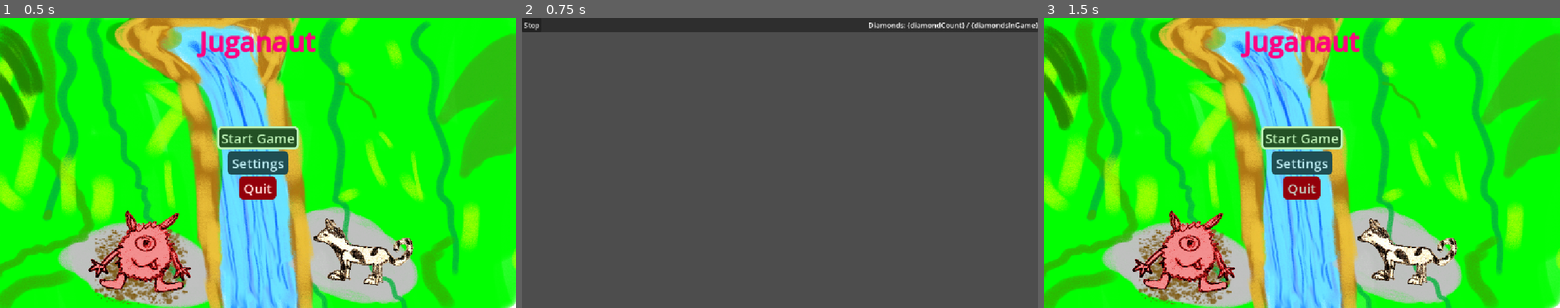
Above: before the commit, frames 1-3 (left to right).
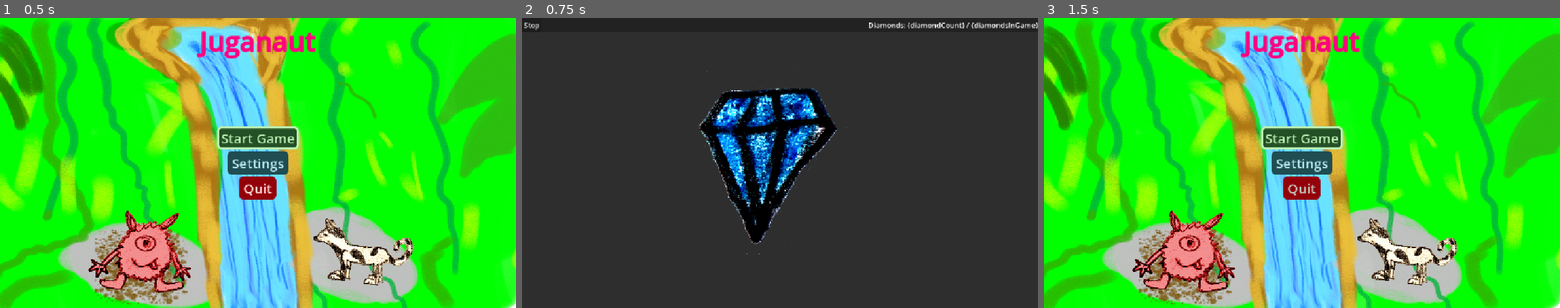
Above: after the commit, the same moments.

Repository: SirVincelot24/juganaut-godot
Game: Godot game, scene res://scenes/MainMenu.tscn
Two runs of this game, one before a commit and one after it. Both use one fixed random seed, a clock stepped at 60 frames per second and the inputs below.
Inputs:
- Up to frame 1 (0.5 s): no input
- Up to frame 2 (0.75 s): click "Start Game" at 0.5 s
- Up to frame 3 (1.5 s): click "Stop" at 1.25 s

Frame 1 is identical in both runs. In frame 2, 95% of the frame differs, in the area x 0-100%, y 4-100%; in frame 3, nothing differs.

Commit message:
game ui layering and background

Diff:
--- a/scenes/game.tscn
+++ b/scenes/game.tscn
@@ -1,32 +1,69 @@
 [gd_scene format=3 uid="uid://mlvkhbd0x5f3"]
 
+[ext_resource type="Script" uid="uid://bm6str7jj6mkt" path="res://scripts/game.gd" id="1_lbhrr"]
 [ext_resource type="AudioStream" uid="uid://c53toaarinani" path="res://audio/music/main_loop.wav" id="1_uwrxv"]
+[ext_resource type="Texture2D" uid="uid://dao3nuvwaiftp" path="res://textures/diamond.png" id="2_lnu2h"]
 [ext_resource type="Script" uid="uid://dtrqkrbtuigau" path="res://scripts/UI/buttons/stop.gd" id="2_yqjtg"]
 
 [node name="Game" type="Node2D" unique_id=252788408]
+script = ExtResource("1_lbhrr")
 
 [node name="Music" type="AudioStreamPlayer" parent="." unique_id=299872494]
 stream = ExtResource("1_uwrxv")
 autoplay = true
 bus = &"Music"
 
+[node name="BackgroundLayer" type="CanvasLayer" parent="." unique_id=1510464131]
+layer = -1
+
+[node name="Control" type="Control" parent="BackgroundLayer" unique_id=1371026227 groups=["themed_ui"]]
+layout_mode = 3
+anchors_preset = 15
+anchor_right = 1.0
+anchor_bottom = 1.0
+grow_horizontal = 2
+grow_vertical = 2
+
+[node name="Background" type="Panel" parent="BackgroundLayer/Control" unique_id=365622279]
+layout_mode = 1
+anchors_preset = 15
+anchor_right = 1.0
+anchor_bottom = 1.0
+grow_horizontal = 2
+grow_vertical = 2
+
+[node name="Sprite2D" type="Sprite2D" parent="." unique_id=488065463]
+position = Vector2(544, 313)
+texture = ExtResource("2_lnu2h")
+
 [node name="UI" type="CanvasLayer" parent="." unique_id=841716182]
 
-[node name="Panel" type="PanelContainer" parent="UI" unique_id=1413225946]
+[node name="Control" type="Control" parent="UI" unique_id=97445153 groups=["themed_ui"]]
+layout_mode = 3
+anchors_preset = 15
+anchor_right = 1.0
+anchor_bottom = 1.0
+grow_horizontal = 2
+grow_vertical = 2
+size_flags_horizontal = 3
+size_flags_vertical = 0
+
+[node name="TopBar" type="PanelContainer" parent="UI/Control" unique_id=863993569]
+layout_mode = 1
 anchors_preset = 10
 anchor_right = 1.0
 offset_bottom = 31.0
 grow_horizontal = 2
 size_flags_horizontal = 3
 
-[node name="Stop" type="Button" parent="UI/Panel" unique_id=1281784044]
+[node name="Stop" type="Button" parent="UI/Control/TopBar" unique_id=1161277423]
 layout_mode = 2
 size_flags_horizontal = 0
 theme_type_variation = &"StopButton"
 text = "stop"
 script = ExtResource("2_yqjtg")
 
-[node name="DiamondCount" type="Label" parent="UI/Panel" unique_id=1050833900]
+[node name="DiamondCount" type="Label" parent="UI/Control/TopBar" unique_id=530739846]
 layout_mode = 2
 size_flags_horizontal = 8
 text = "diamondCount"
